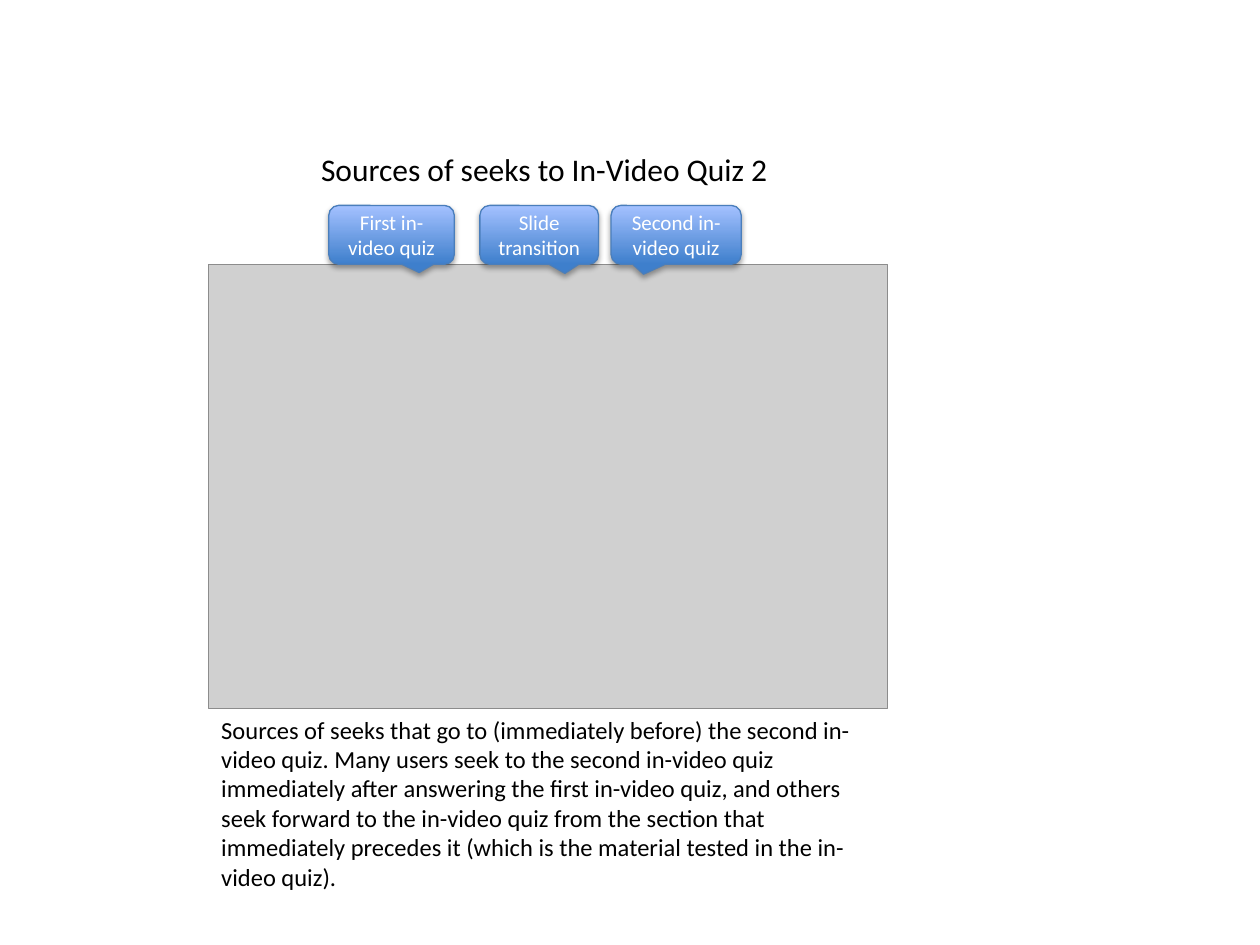
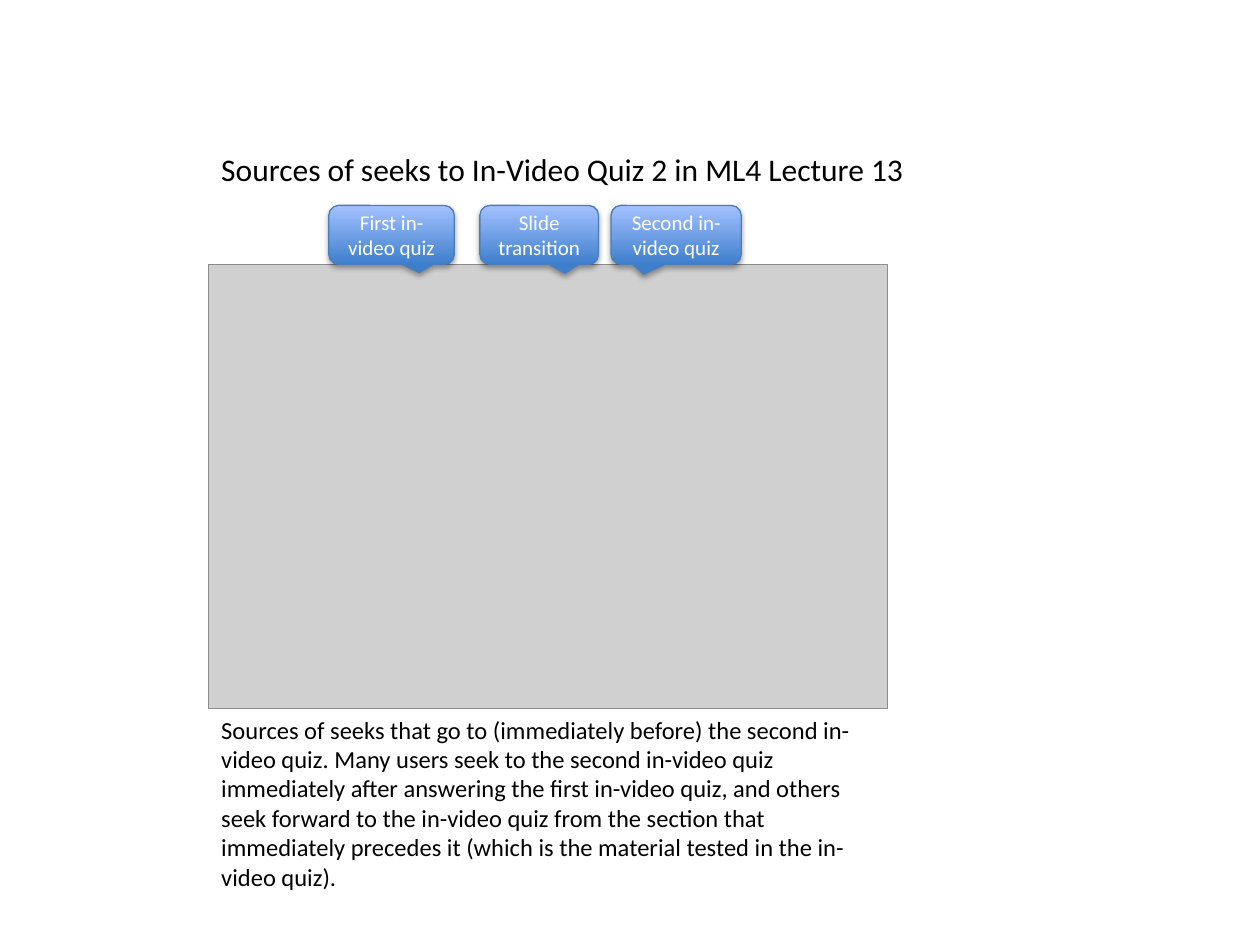
Before and after one commit to gkovacs/invideo-las2016, a slide deck: slide 3 of extra-figures/seek-figures.pptx. Drawn at 1260x945 pixels with LibreOffice and Linux fonts; fonts in the diff are those of the drawing; grey boxes stand for pictures. Boxes give left, top, right and bottom in pixels: in the first picture for what was removed or moved away, otherwise in the second. Text is boxed around its words. In the diff, an @@ line names an element or a change of style, - is before the commit and + after.

```diff
--- a/extra-figures/seek-figures.pptx
+++ b/extra-figures/seek-figures.pptx
@@ text at (x1=221, y1=159, x2=903, y2=186): text changed @@
-Sources of seeks to In-Video Quiz 2
+Sources of seeks to In-Video Quiz 2 in ML4 Lecture 13
```
Also in this commit, not shown: 4 other slides changed, 1 slide added, 1 other file.
